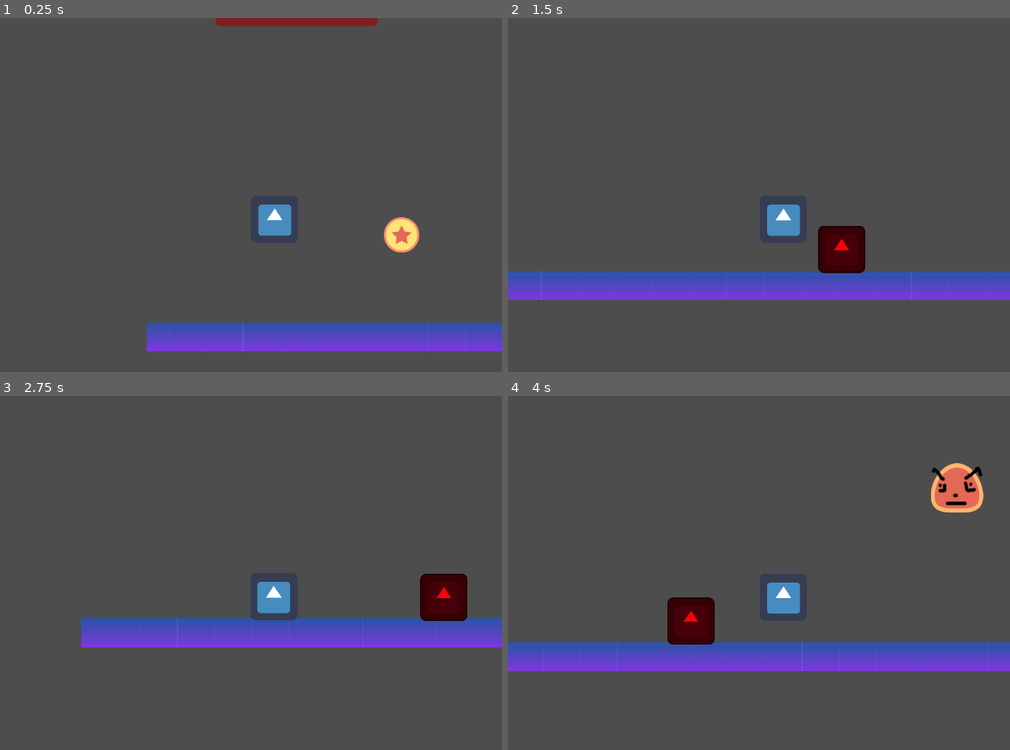
Above: before the commit, frames 1-4 (two rows, left to right).
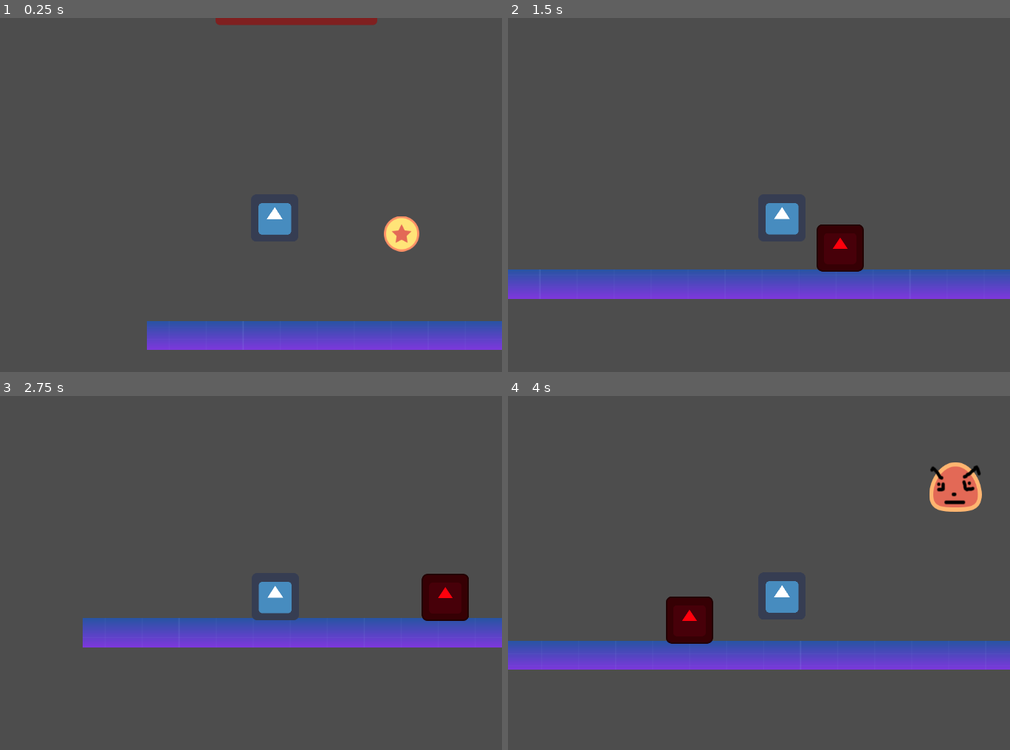
Above: after the commit, the same moments.

Repository: edurs2602/epogames2023
Game: Godot game, scene res://scenes/enviroment/main.tscn
Two runs of this game, one before a commit and one after it. Both use one fixed random seed, a clock stepped at 60 frames per second and the inputs below. The engine's default icon, where the game draws it, is replaced by a stand-in: a white triangle on a blue panel in a dark square.
Inputs:
- Up to frame 1 (0.25 s): no input
- Up to frame 2 (1.5 s): tap Enter (ui_accept) at 0.5, 0.77 s; hold Right (ui_right) from 0.53 s (still down); tap Shift (shift) at 0.6, 1.35 s
- Up to frame 3 (2.75 s): tap Enter (ui_accept) at 1.52 s; release Right (ui_right) at 2.03 s; hold Left (ui_left) from 2.03 s (still down); tap Shift (shift) at 2.1 s
- Up to frame 4 (4 s): release Left (ui_left) at 2.78 s; hold Right (ui_right) from 2.78 s (still down); tap Shift (shift) at 2.85, 3.6 s; tap Enter (ui_accept) at 3.02, 3.77 s

The runs differ from the first frame. In frame 1, 1.0% of the frame differs, in the area x 29-100%, y 1-95%; in frame 2, 0.9%; in frame 3, 0.2%; in frame 4, 1.6%, in the area x 0-100%, y 18-78%.

Commit message:
iniciando o knockback

Diff:
--- a/scenes/player.tscn
+++ b/scenes/player.tscn
@@ -55,7 +55,7 @@
 [node name="Camera2D" type="Camera2D" parent="."]
 limit_smoothed = true
 position_smoothing_enabled = true
-position_smoothing_speed = 50.0
+position_smoothing_speed = 75.0
 
 [node name="ray_right" type="RayCast2D" parent="."]
 position = Vector2(64, 31)
--- a/src/Actors/scripts/player/Player.gd
+++ b/src/Actors/scripts/player/Player.gd
@@ -14,7 +14,7 @@
 var position_between_player_enemy = null
 
 # Knockback variables
-var knockback_vector = Vector2.ZERO
+#var knockback_vector = Vector2.ZERO
 
 # Get the gravity from the project settings to be synced with RigidBody nodes.
 var gravity = ProjectSettings.get_setting("physics/2d/default_gravity")
@@ -37,8 +37,8 @@
 	else:
 		velocity.x = move_toward(velocity.x, 0, SPEED)
 
-	if knockback_vector != Vector2.ZERO:
-		velocity = knockback_vector
+	#if knockback_vector != Vector2.ZERO:
+	#	velocity = knockback_vector
 
 	move_and_slide()
 
@@ -68,12 +68,12 @@
 	if (LIFE <= 0):
 		queue_free()
 
+
 func attack():
 	print("attack")
 	if enemy_on_hitbox:
 		print(enemy_on_hitbox)
 		enemy_on_hitbox.take_damage(DAMAGE)
-
 
 
 func _on_attack_hitbox_body_entered(body):
